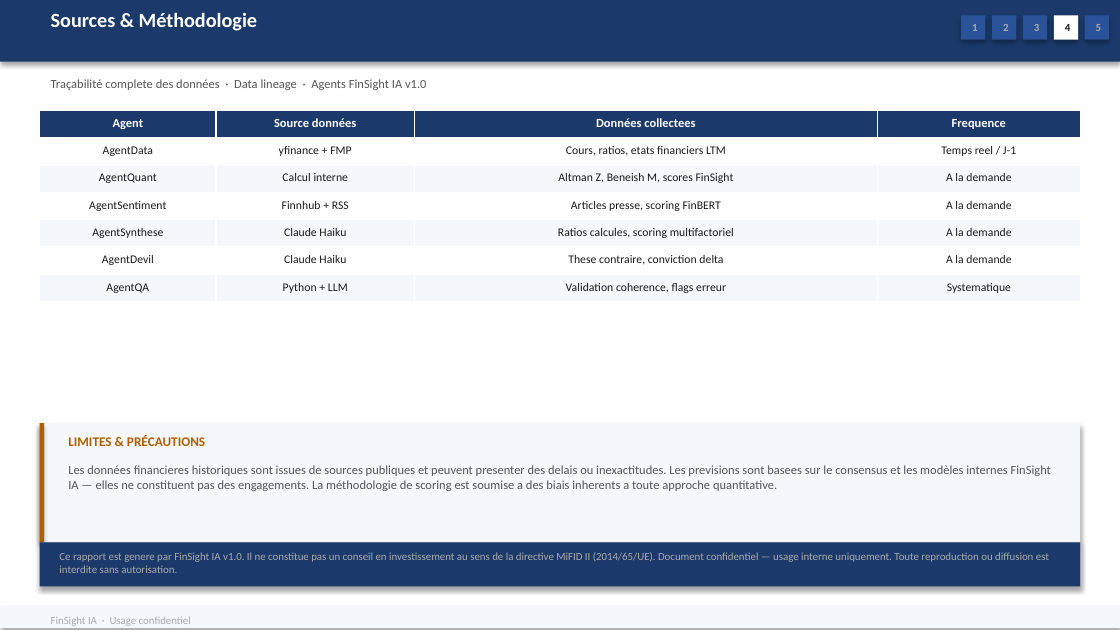
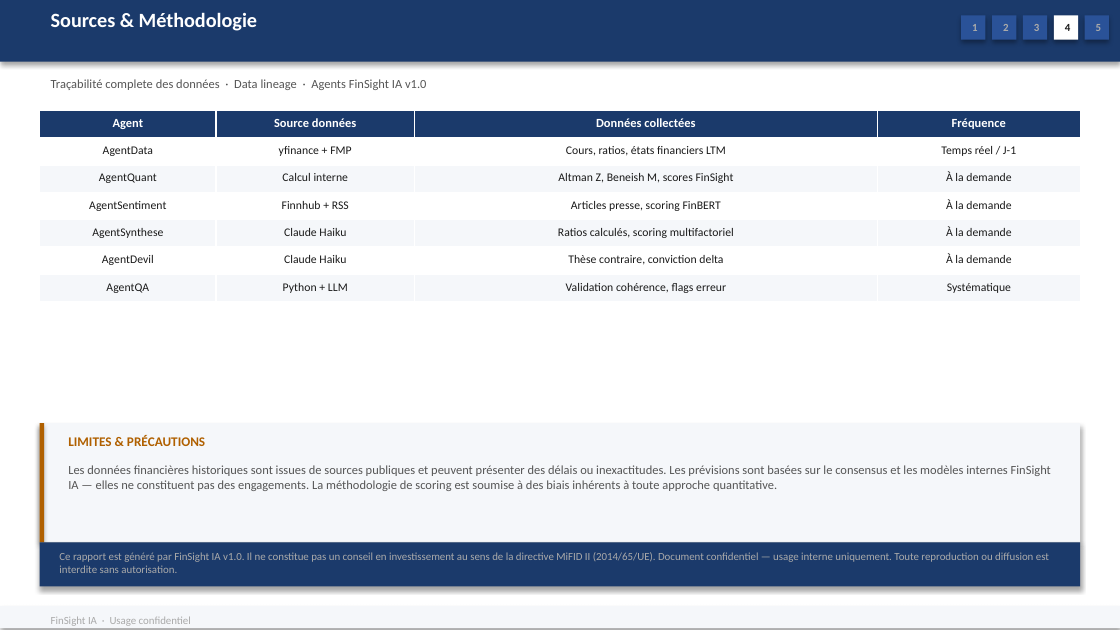
Before and after one commit to baptistejeh07-art/finsight-ia, a slide deck: slide 19 of preview/secteur_Technology_S&P_500/secteur_Technology_S&P_500.pptx. Drawn at 1120x630 pixels with LibreOffice and Linux fonts; fonts in the diff are those of the drawing. Boxes give left, top, right and bottom in pixels: in the first picture for what was removed or moved away, otherwise in the second. Text is boxed around its words. In the diff, an @@ line names an element or a change of style, - is before the commit and + after.

```diff
--- a/preview/secteur_Technology_S&P_500/secteur_Technology_S&P_500.pptx
+++ b/preview/secteur_Technology_S&P_500/secteur_Technology_S&P_500.pptx
@@ table at (x1=39, y1=110, x2=1079, y2=301) @@
-row 1, column 3: Données collectees
+row 1, column 3: Données collectées
-row 1, column 4: Frequence
+row 1, column 4: Fréquence
-row 2, column 3: Cours, ratios, etats financiers LTM
+row 2, column 3: Cours, ratios, états financiers LTM
-row 2, column 4: Temps reel / J-1
+row 2, column 4: Temps réel / J-1
-row 3, column 4: A la demande
+row 3, column 4: À la demande
-row 4, column 4: A la demande
+row 4, column 4: À la demande
-row 5, column 3: Ratios calcules, scoring multifactoriel
+row 5, column 3: Ratios calculés, scoring multifactoriel
-row 5, column 4: A la demande
+row 5, column 4: À la demande
-row 6, column 3: These contraire, conviction delta
+row 6, column 3: Thèse contraire, conviction delta
-row 6, column 4: A la demande
+row 6, column 4: À la demande
-row 7, column 3: Validation coherence, flags erreur
+row 7, column 3: Validation cohérence, flags erreur
-row 7, column 4: Systematique
+row 7, column 4: Systématique
@@ text at (x1=68, y1=465, x2=1051, y2=491): text changed @@
-Les données financieres historiques sont issues de sources publiques et peuvent presenter des delais ou inexactitudes. Les previsions sont basees sur le consensus et les modèles internes FinSight IA — elles ne constituent pas des engagements. La méthodologie de scoring est soumise a des biais inherents a toute approche quantitative.
+Les données financières historiques sont issues de sources publiques et peuvent présenter des délais ou inexactitudes. Les prévisions sont basées sur le consensus et les modèles internes FinSight IA — elles ne constituent pas des engagements. La méthodologie de scoring est soumise à des biais inhérents à toute approche quantitative.
@@ text at (x1=59, y1=552, x2=1049, y2=573): text changed @@
-Ce rapport est genere par FinSight IA v1.0. Il ne constitue pas un conseil en investissement au sens de la directive MiFID II (2014/65/UE). Document confidentiel — usage interne uniquement. Toute reproduction ou diffusion est interdite sans autorisation.
+Ce rapport est généré par FinSight IA v1.0. Il ne constitue pas un conseil en investissement au sens de la directive MiFID II (2014/65/UE). Document confidentiel — usage interne uniquement. Toute reproduction ou diffusion est interdite sans autorisation.
```
Also in this commit, not shown: 10 other slides changed, 2 other files.
